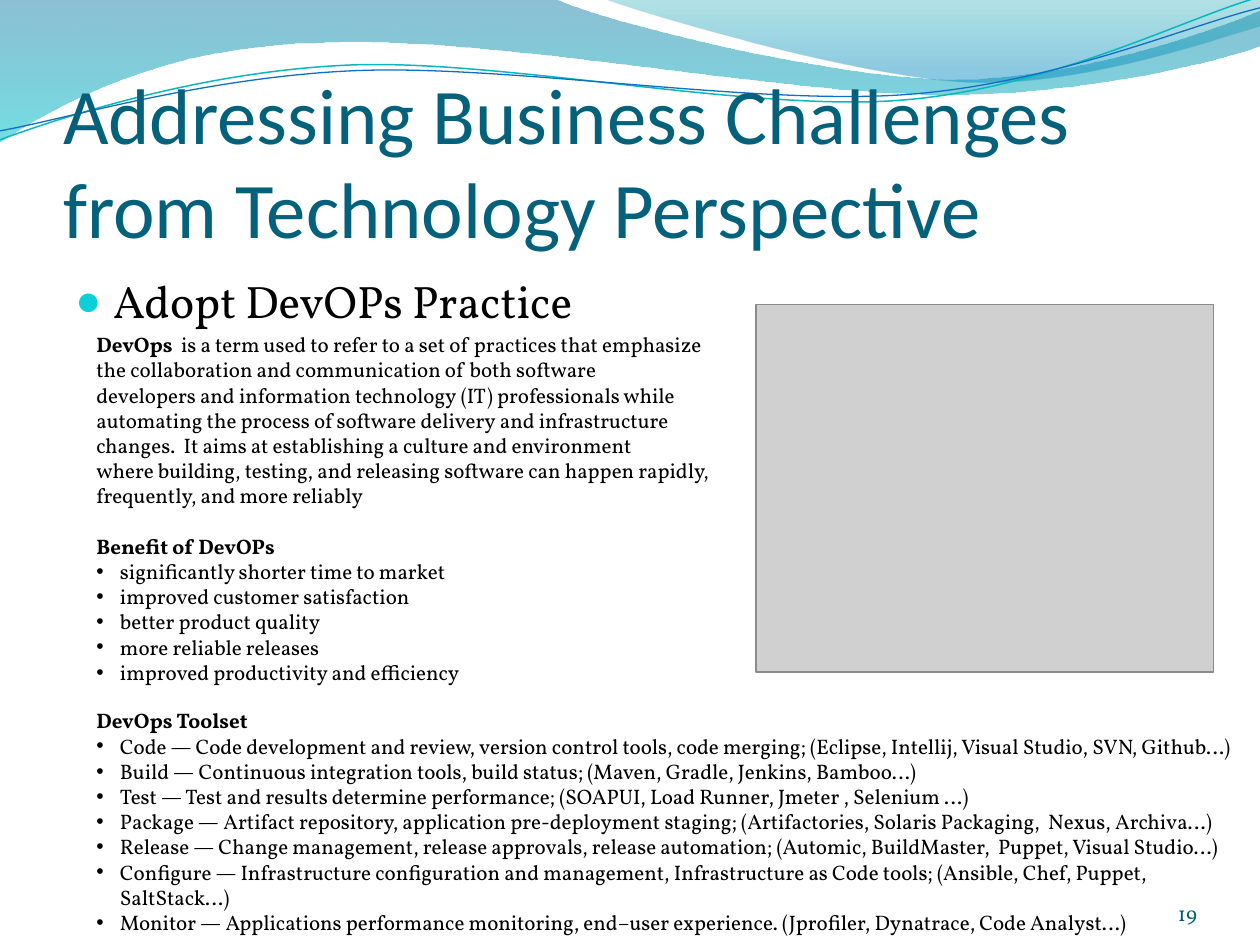
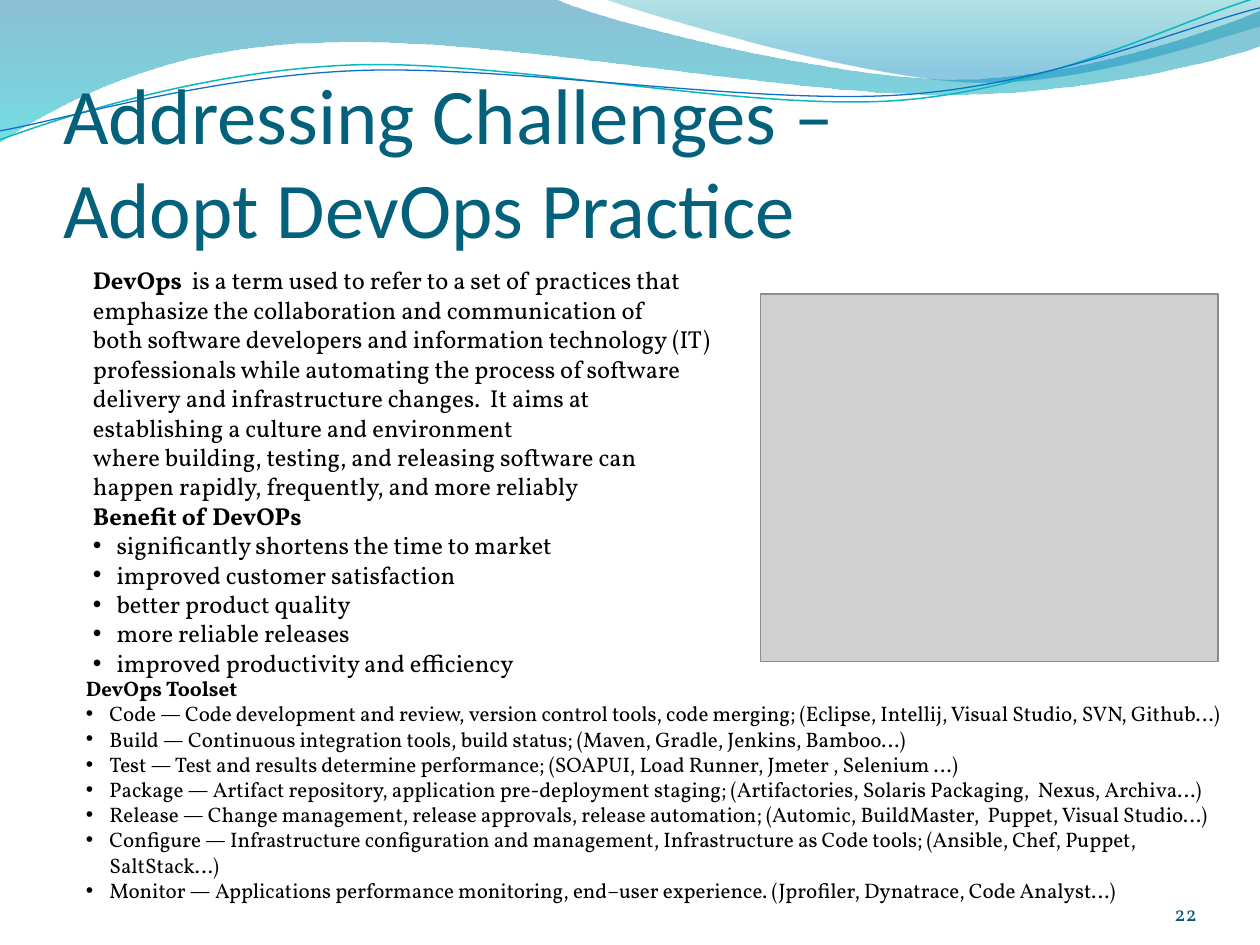
Before and after one commit to ignis01/aws101, a slide deck: slide 22 of cloud101.pptm (slide 19 before the commit). Drawn at 1260x945 pixels with LibreOffice and Linux fonts; fonts in the diff are those of the drawing; grey boxes stand for pictures; background and template pictures are left out. Boxes give left, top, right and bottom in pixels: in the first picture for what was removed or moved away, otherwise in the second. Text is boxed around its words. In the diff, an @@ line names an element or a change of style, - is before the commit and + after.

Commit message:
add slides

```diff
--- a/cloud101.pptm
+++ b/cloud101.pptm
@@ title at <box>63,78,795,251</box>: text changed @@
-Addressing Business Challenges from Technology Perspective
+Addressing Challenges –
+Adopt DevOps Practice
@@ text "DevOps is a term used ...": place and size @@
-text "DevOps is a term used ..." at <box>96,337,709,686</box>
+text "DevOps is a term used ..." at <box>93,271,710,683</box>
@@ text at <box>93,271,710,683</box>: size 12 to 14 pt @@
@@ text removed at <box>113,285,572,339</box> @@
-● Adopt DevOPs Practice
@@ picture: place and size @@
-picture at <box>756,305,1213,673</box>
+picture at <box>761,294,1218,662</box>
@@ text at <box>117,536,551,560</box>: text changed; size 12 to 14 pt @@
-• significantly shorter time to market
+• significantly shortens the time to market
@@ text "DevOps Toolset" rewrapped from <box>96,713,1231,936</box> to <box>86,676,1220,904</box> @@
@@ page number at <box>1174,910,1197,921</box>: text changed @@
-19
+22
```
Also in this commit, not shown: 13 other slides changed, 9 slides added, 8 other files.
